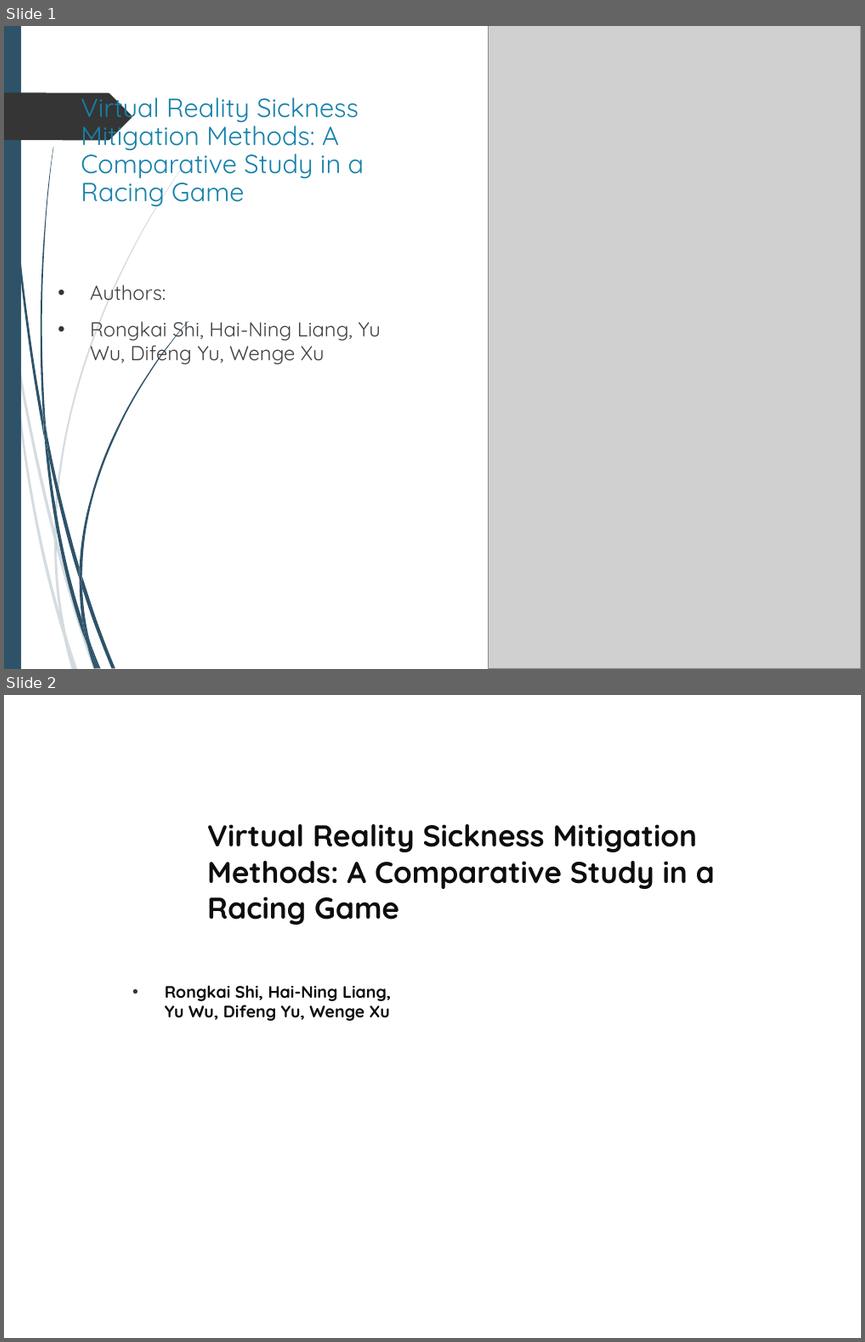
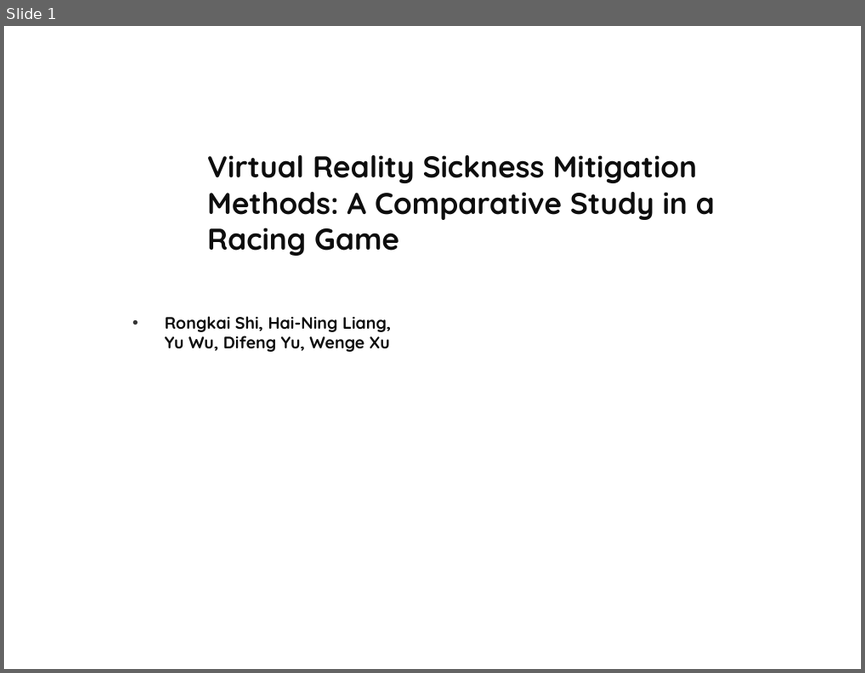
Before and after one commit to Akash3121/3D, a slide deck: Paper-Presentation/Akash - VR_Sickness_Mitigation_Methods_Presentation.pptx. Shown one above the other, each under a label of ours: slides 1 and 2 before the commit, slide 1 after it. The pictures are 865x1342 and 865x673 pixels, drawn with LibreOffice and Linux fonts; fonts in the diff are those of the drawing; grey boxes stand for pictures; background and template pictures are left out. Boxes give left, top, right and bottom in pixels: in the first picture for what was removed or moved away, otherwise in the second. Text is boxed around its words. In the diff, an @@ line names an element or a change of style, - is before the commit and + after.

```diff
--- a/Paper-Presentation/Akash - VR_Sickness_Mitigation_Methods_Presentation.pptx
+++ b/Paper-Presentation/Akash - VR_Sickness_Mitigation_Methods_Presentation.pptx
@@ slide 1 removed at (x1=4, y1=26, x2=861, y2=669), background picture (left out) @@
@@ rectangle removed at (x1=4, y1=26, x2=21, y2=669) @@
@@ picture removed at (x1=488, y1=26, x2=861, y2=669) @@
@@ freeform shape removed at (x1=4, y1=93, x2=132, y2=141) @@
@@ title removed at (x1=80, y1=90, x2=364, y2=207) @@
-Virtual Reality Sickness Mitigation Methods: A Comparative Study in a Racing Game
@@ text removed at (x1=90, y1=279, x2=381, y2=366) @@
-• Authors:
-• Rongkai Shi, Hai-Ning Liang, Yu Wu, Difeng Yu, Wenge Xu
@@ group removed at (x1=4, y1=157, x2=190, y2=669): 10 freeform shapes @@
@@ group removed at (x1=6, y1=26, x2=189, y2=669): 12 freeform shapes @@
@@ what was slide 2 is now slide 1 @@
```
Also in this commit, not shown: 6 slides changed.
